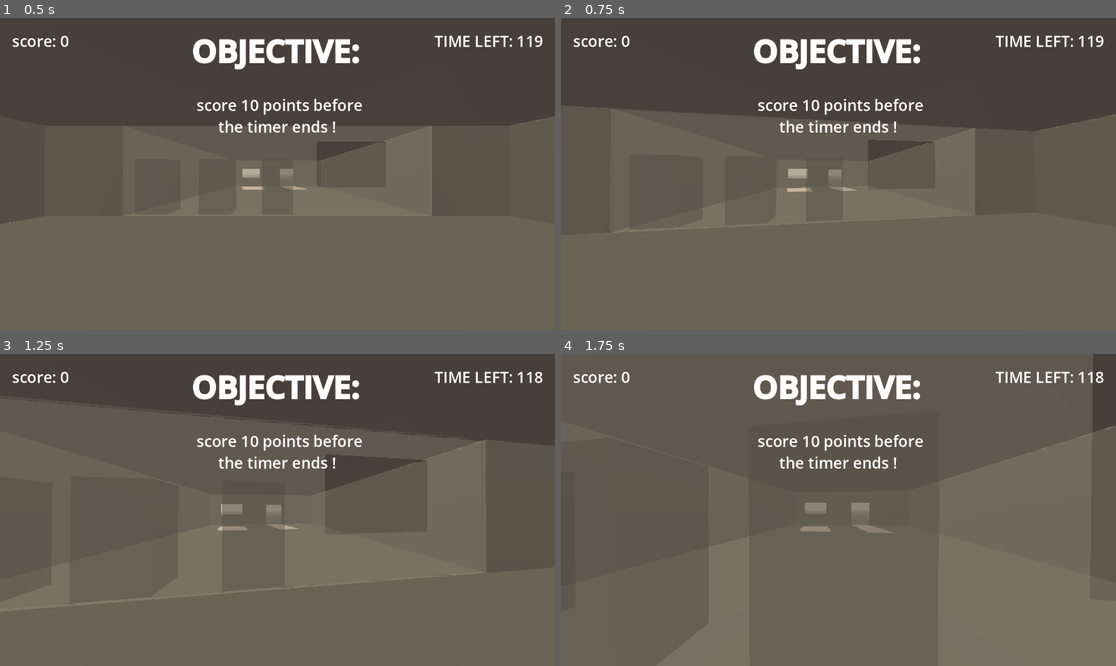
Above: before the commit, frames 1-4 (two rows, left to right).
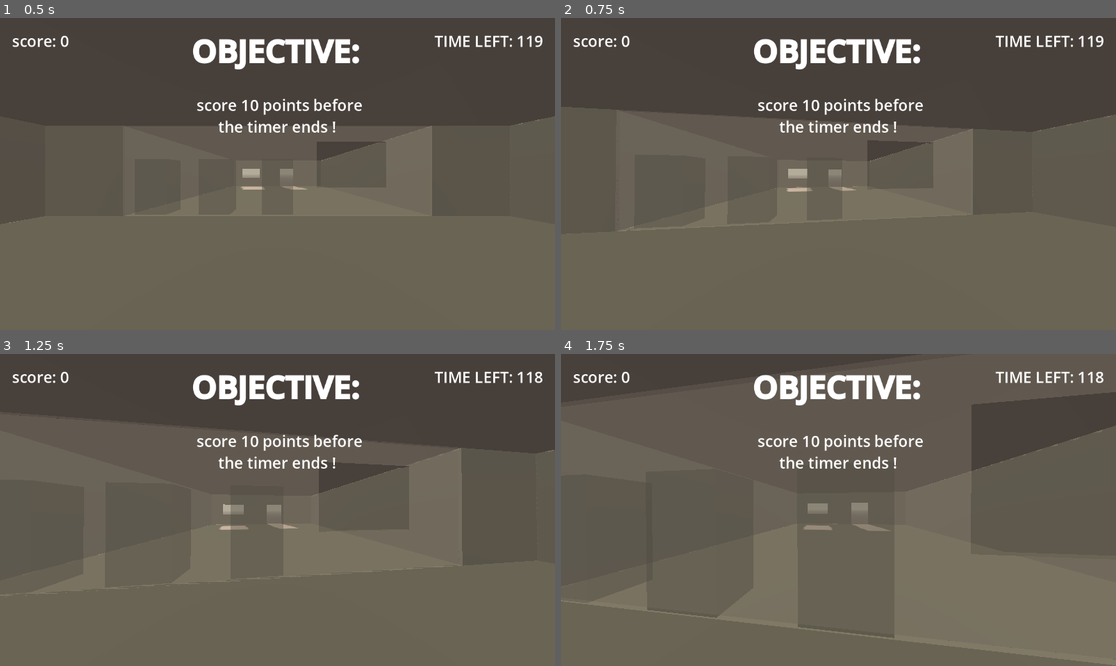
Above: after the commit, the same moments.

Repository: Sunday-Studio-Team/cafe
Game: Godot game, scene res://main.tscn
The game is run twice, just before and just after one commit, with the same random seed, the same clock (stepped at 60 frames per second) and the same inputs.
Inputs (mouse positions are in pixels of both pictures, inside the frame that each line leads up to):
- Up to frame 1 (0.5 s): no input
- Up to frame 2 (0.75 s): tap Enter at 0.5 s; move the mouse to (866, 174) at 0.52 s; hold W (move_forward) from 0.53 s (still down); tap E (interact) at 0.6 s
- Up to frame 3 (1.25 s): keep holding W (move_forward)
- Up to frame 4 (1.75 s): keep holding W (move_forward); move the mouse to (810, 510) at 1.27 s; tap E (interact) at 1.35 s

Frame 1 is identical in both runs. In frame 2, 0.2% of the frame differs, in the area x 1-100%, y 28-70%; in frame 3, 3.9%; in frame 4, 9.5%, in the area x 0-100%, y 0-85%.

Commit message:
Merge branch 'main' of https://github.com/Sunday-Studio-Team/cafe

Diff:
--- a/godot/customer.gd
+++ b/godot/customer.gd
@@ -17,7 +17,6 @@
 	Events.customer_left_machine.connect(_on_customer_left_machine)
 	# NOTE: not actually sure what this true argument does here lol
 	add_to_group("customers", true)
-	print("spawned a customer")
 
 	waiting_indicator.hide()
 
@@ -25,20 +24,15 @@
 func _physics_process(_delta: float) -> void:
 	waiting_bar.value = timer.time_left / timer.wait_time * 100
 
-	var timer_progress_ratio: float = 1 - timer.time_left / timer.wait_time
-	if timer_progress_ratio < 0.333:
+	if waiting_bar.value >= 66:
 		waiting_indicator.modulate = Color.GREEN
 		bonus_points_for_time = 1
-	elif timer_progress_ratio < 0.666:
+	elif waiting_bar.value >= 33:
 		waiting_indicator.modulate = Color.ORANGE
 		bonus_points_for_time = 0
 	else:
 		waiting_indicator.modulate = Color.RED
 		bonus_points_for_time = -1
-
-
-func _exit_tree() -> void:
-	print("customer despawned")
 
 
 func _on_order_completed(customer: Customer) -> void:
--- a/godot/drink.gd
+++ b/godot/drink.gd
@@ -5,9 +5,7 @@
 enum Liquid { NONE, WRONG, WATER, MILK }
 enum Extra { NONE, WRONG, SUGAR, ICE }
 
-# TODO: rename this to just 'name' (couldnt before since Drink used to extend
-# Node which has a built-in property called name)
-@export var drink_name: String
+@export var name: String
 @export var main_ingredient: MainIngredient
 @export var liquid: Liquid
 @export var extra: Extra
--- a/godot/machine.gd
+++ b/godot/machine.gd
@@ -2,6 +2,7 @@
 extends Node3D
 
 @export var spot_for_customer: Marker3D
+@export var progress_indicator: Sprite3D
 @export var progress_bar: TextureProgressBar
 @export var timer: Timer
 @export var customer_order_indicator: Label3D
@@ -10,20 +11,18 @@
 @export var accept_button: Interactable
 @export var reject_button: Interactable
 @export var waiting_approval_indicator: Label3D
-@export var making_drink_text: Label3D
 
-var occupied := false:
-	set(value):
-		occupied = value
-		if not occupied:
-			customer = null
+var customer: Customer:
+	set(new_customer):
+		customer = new_customer
+		if customer:
+			customer.global_position = spot_for_customer.global_position
+			await get_tree().create_timer(randf_range(1, 3), false).timeout
+			start_order()
+		else:
 			customer_order_indicator.hide()
 			final_order_indicator.hide()
 			score_label.hide()
-			return
-		await get_tree().create_timer(randf_range(1, 3), false).timeout
-		start_order()
-var customer: Customer
 var customers_order: Drink
 var completed_order: Drink
 var waiting_for_response: bool = false
@@ -31,32 +30,31 @@
 
 
 func _ready() -> void:
+	accept_button.interacted.connect(_on_accept_button_presssed)
+	reject_button.interacted.connect(_on_reject_button_pressed)
 	timer.timeout.connect(_on_order_finished)
-	progress_bar.hide()
-	making_drink_text.hide()
+
+	progress_indicator.hide()
 	score_label.hide()
 	customer_order_indicator.hide()
 	final_order_indicator.hide()
 
-	accept_button.interacted.connect(_on_accept_button_presssed)
-	reject_button.interacted.connect(_on_reject_button_pressed)
-
 
 func _physics_process(_delta: float) -> void:
 	progress_bar.value = (1 - timer.time_left / timer.wait_time) * 100
+
+	progress_indicator.visible = not timer.is_stopped()
 	accept_button.visible = waiting_for_response
 	reject_button.visible = waiting_for_response
 	waiting_approval_indicator.visible = waiting_for_response
 
 
 func start_order() -> void:
+	customers_order = Global.drinks.pick_random()
+	customer_order_indicator.text = "customer ordered: " + customers_order.name
+	print("customer's order is: ", customers_order.name)
+	customer_order_indicator.show()
 	timer.start()
-	customers_order = Global.drinks.pick_random()
-	customer_order_indicator.text = "customer ordered: " + customers_order.drink_name
-	customer_order_indicator.show()
-	progress_bar.show()
-	making_drink_text.show()
-	print("starting order")
 
 
 func score_drink() -> void:
@@ -86,11 +84,9 @@
 
 
 func _on_order_finished() -> void:
-	progress_bar.hide()
-	making_drink_text.hide()
 	completed_order = Global.drinks.pick_random()
-	completed_order = Global.full_wrong_drink # make every order fully wrong for testing
-	final_order_indicator.text = "machine made: " + completed_order.drink_name
+	#completed_order = Global.full_wrong_drink # make every order fully wrong for testing
+	final_order_indicator.text = "machine made: " + completed_order.name
 	final_order_indicator.show()
 	score_drink()
 	waiting_for_response = true
@@ -98,7 +94,6 @@
 
 
 func _on_accept_button_presssed() -> void:
-	print("Accept was clicked")
 	if (!waiting_for_response or completed_order == null):
 		return
 	Events.order_approved.emit(customer)
@@ -117,17 +112,15 @@
 
 	await get_tree().create_timer(randf_range(1, 2), false).timeout
 	Events.customer_left_machine.emit(customer, drink_score)
-	occupied = false
+	customer = null
 
 	print("order finished")
 
 
 func _on_reject_button_pressed() -> void:
-	print("Reject was clicked")
 	if (!waiting_for_response or timer.time_left > 0):
 		return
 	final_order_indicator.text = "order rejected! \n making a new drink"
 	timer.start()
-	progress_bar.show()
-	making_drink_text.show()
+	progress_indicator.show()
 	waiting_for_response = false
--- a/godot/machine.tscn
+++ b/godot/machine.tscn
@@ -34,9 +34,10 @@
 material = SubResource("StandardMaterial3D_ioi8x")
 size = Vector3(0.22, 0.15, 0.3)
 
-[node name="Machine" type="Node3D" unique_id=1346980836 node_paths=PackedStringArray("spot_for_customer", "progress_bar", "timer", "customer_order_indicator", "final_order_indicator", "score_label", "accept_button", "reject_button", "waiting_approval_indicator", "making_drink_text")]
+[node name="Machine" type="Node3D" unique_id=1346980836 node_paths=PackedStringArray("spot_for_customer", "progress_indicator", "progress_bar", "timer", "customer_order_indicator", "final_order_indicator", "score_label", "accept_button", "reject_button", "waiting_approval_indicator")]
 script = ExtResource("1_6a4ke")
 spot_for_customer = NodePath("SpotForCustomer")
+progress_indicator = NodePath("ProgressIndicator")
 progress_bar = NodePath("ProgressIndicator/SubViewport/TextureProgressBar")
 timer = NodePath("Timer")
 customer_order_indicator = NodePath("CustomerOrderIndicator")
@@ -45,7 +46,6 @@
 accept_button = NodePath("AcceptButton")
 reject_button = NodePath("RejectButton")
 waiting_approval_indicator = NodePath("WaitingApprovalIndicator")
-making_drink_text = NodePath("ProgressIndicator/MakingDrinkText")
 
 [node name="MeshInstance3D" type="MeshInstance3D" parent="." unique_id=1391845402]
 transform = Transform3D(1, 0, 0, 0, 1, 0, 0, 0, 1, 0, 0.90000004, 0.5)
--- a/godot/main.gd
+++ b/godot/main.gd
@@ -45,6 +45,4 @@
 	while machine == null or machine.customer:
 		machine = machines.pick_random()
 
-	customer.global_position = machine.spot_for_customer.global_position
-	machine.occupied = true
 	machine.customer = customer
--- a/godot/main.tscn
+++ b/godot/main.tscn
@@ -25,7 +25,7 @@
 transparency = 1
 albedo_color = Color(1, 1, 1, 0.29411766)
 
-[node name="Main" type="Node3D" unique_id=1806237155 node_paths=PackedStringArray("machines", "customer_spawn_timer", "spot_for_customer_entry", "customer_leaving_spot", "game_timer")]
+[node name="Main" type="Node3D" unique_id=1806237155 node_paths=PackedStringArray("machines", "customer_spawn_timer", "spot_for_customer_entry", "customer_leaving_spot", "game_timer", "window")]
 script = ExtResource("1_ig7tw")
 machines = [NodePath("Machines/Machine"), NodePath("Machines/Machine2"), NodePath("Machines/Machine3")]
 customer_spawn_timer = NodePath("CustomerSpawnTimer")
@@ -33,6 +33,7 @@
 spot_for_customer_entry = NodePath("CustomerEntrySpot")
 customer_leaving_spot = NodePath("CustomerLeavingSpot")
 game_timer = NodePath("GameTimer")
+window = NodePath("Window")
 
 [node name="WorldEnvironment" type="WorldEnvironment" parent="." unique_id=992581230]
 environment = SubResource("Environment_h2yge")
--- a/godot/player.gd
+++ b/godot/player.gd
@@ -3,7 +3,7 @@
 
 const ACCELERATION := 25.0
 const DECELERATION := 25.0
-const MOVE_SPEED := 2.5
+const MOVE_SPEED := 2.0
 const STRIDE_LENGTH := 0.75
 
 @export var camera: Camera3D
@@ -85,7 +85,6 @@
 		Global.hovered_interactable = null
 
 
-
 func handle_footstep_sounds() -> void:
 	if get_last_motion() == Vector3.ZERO:
 		dist_travelled_since_last_step = 0
--- a/godot/ui.gd
+++ b/godot/ui.gd
@@ -29,9 +29,8 @@
 			"[E] interact - "
 			+ Global.hovered_interactable.display_name
 		)
-		interactable_label.show()
 	else:
-		interactable_label.hide()
+		interactable_label.text = ""
 
 
 func _on_time_up() -> void:
